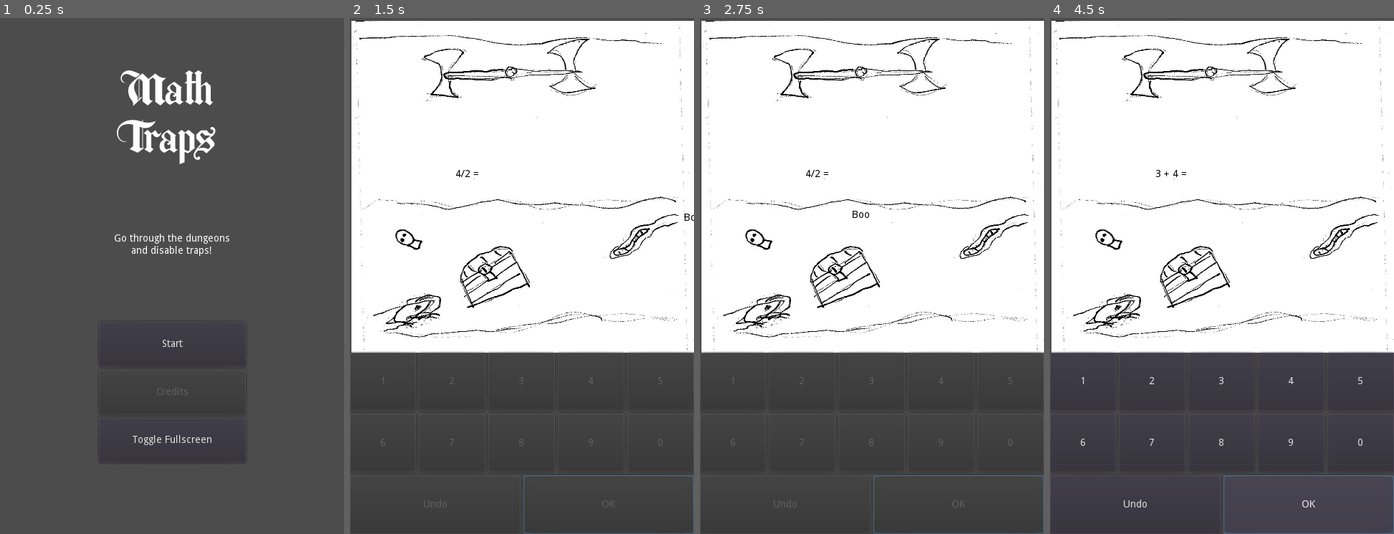
Above: before the commit, frames 1-4 (left to right).
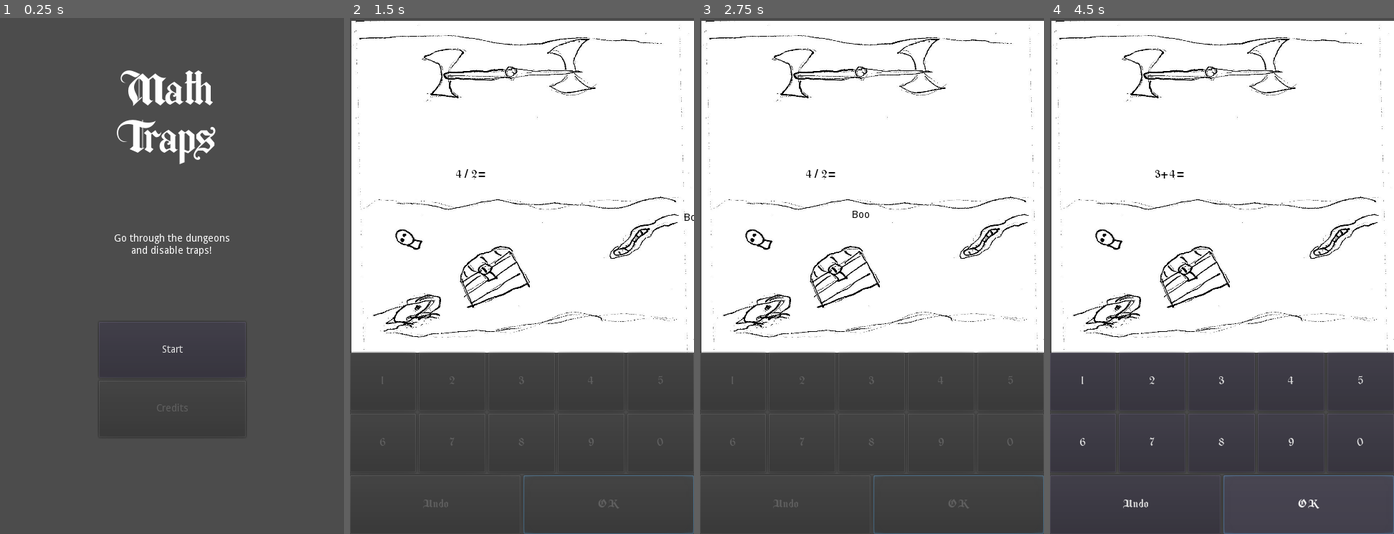
Above: after the commit, the same moments.

Repository: the-g-force/FamJam-May2020
Game: Godot game, scene res://src/TitleScene.tscn
Same seed, same stepped clock (60 frames per second), same inputs: the game is played once before the commit and once after it.
Inputs:
- Up to frame 1 (0.25 s): no input
- Up to frame 2 (1.5 s): click "Start" at 0.5 s; click "OK" at 1.25 s
- Up to frame 3 (2.75 s): no input
- Up to frame 4 (4.5 s): tap Enter at 2.75 s

The runs differ from the first frame. In frame 1, 0.4% of the frame differs, in the area x 28-72%, y 62-83%; in frame 2, 0.2%; in frame 3, 0.2%; in frame 4, 0.3%.

Commit message:
Add font to labels

Diff:
--- /dev/null
+++ b/project/assets/Font_Theme.tres
@@ -0,0 +1,10 @@
+[gd_resource type="Theme" load_steps=3 format=2]
+
+[ext_resource path="res://assets/Berkahi Blackletter.otf" type="DynamicFontData" id=1]
+
+[sub_resource type="DynamicFont" id=1]
+outline_color = Color( 0, 0, 0, 1 )
+font_data = ExtResource( 1 )
+
+[resource]
+default_font = SubResource( 1 )
--- a/project/project.godot
+++ b/project/project.godot
@@ -28,6 +28,7 @@
 
 window/size/width=480
 window/size/height=720
+window/size/fullscreen=true
 window/dpi/allow_hidpi=true
 window/stretch/mode="2d"
 window/stretch/aspect="keep"
--- a/project/src/DynamicNumberLabel.tscn
+++ b/project/src/DynamicNumberLabel.tscn
@@ -1,6 +1,7 @@
-[gd_scene load_steps=2 format=2]
+[gd_scene load_steps=3 format=2]
 
 [ext_resource path="res://src/DynamicNumberLabel.gd" type="Script" id=1]
+[ext_resource path="res://assets/Font_Theme.tres" type="Theme" id=2]
 
 [node name="DynamicNumberLabel" type="Control"]
 anchor_left = 0.5
@@ -25,4 +26,5 @@
 margin_top = -7.0
 margin_right = 25.0
 margin_bottom = 7.0
+theme = ExtResource( 2 )
 custom_colors/font_color = Color( 0, 0, 0, 1 )
--- a/project/src/OnScreenKeyboard.tscn
+++ b/project/src/OnScreenKeyboard.tscn
@@ -1,6 +1,7 @@
-[gd_scene load_steps=2 format=2]
+[gd_scene load_steps=3 format=2]
 
 [ext_resource path="res://src/OnScreenKeyboard.gd" type="Script" id=1]
+[ext_resource path="res://assets/Font_Theme.tres" type="Theme" id=2]
 
 [node name="OnScreenKeyboard" type="Control"]
 anchor_right = 1.0
@@ -30,6 +31,7 @@
 margin_bottom = 81.0
 size_flags_horizontal = 3
 size_flags_vertical = 3
+theme = ExtResource( 2 )
 text = "1"
 
 [node name="Button2" type="Button" parent="VBoxContainer/Row1"]
@@ -38,6 +40,7 @@
 margin_bottom = 81.0
 size_flags_horizontal = 3
 size_flags_vertical = 3
+theme = ExtResource( 2 )
 text = "2"
 
 [node name="Button3" type="Button" parent="VBoxContainer/Row1"]
@@ -46,6 +49,7 @@
 margin_bottom = 81.0
 size_flags_horizontal = 3
 size_flags_vertical = 3
+theme = ExtResource( 2 )
 text = "3"
 
 [node name="Button4" type="Button" parent="VBoxContainer/Row1"]
@@ -54,6 +58,7 @@
 margin_bottom = 81.0
 size_flags_horizontal = 3
 size_flags_vertical = 3
+theme = ExtResource( 2 )
 text = "4"
 
 [node name="Button5" type="Button" parent="VBoxContainer/Row1"]
@@ -62,6 +67,7 @@
 margin_bottom = 81.0
 size_flags_horizontal = 3
 size_flags_vertical = 3
+theme = ExtResource( 2 )
 text = "5"
 
 [node name="Row2" type="HBoxContainer" parent="VBoxContainer"]
@@ -75,6 +81,7 @@
 margin_bottom = 81.0
 size_flags_horizontal = 3
 size_flags_vertical = 3
+theme = ExtResource( 2 )
 text = "6"
 
 [node name="Button7" type="Button" parent="VBoxContainer/Row2"]
@@ -83,6 +90,7 @@
 margin_bottom = 81.0
 size_flags_horizontal = 3
 size_flags_vertical = 3
+theme = ExtResource( 2 )
 text = "7"
 
 [node name="Button8" type="Button" parent="VBoxContainer/Row2"]
@@ -91,6 +99,7 @@
 margin_bottom = 81.0
 size_flags_horizontal = 3
 size_flags_vertical = 3
+theme = ExtResource( 2 )
 text = "8"
 
 [node name="Button9" type="Button" parent="VBoxContainer/Row2"]
@@ -99,6 +108,7 @@
 margin_bottom = 81.0
 size_flags_horizontal = 3
 size_flags_vertical = 3
+theme = ExtResource( 2 )
 text = "9"
 
 [node name="Button0" type="Button" parent="VBoxContainer/Row2"]
@@ -107,6 +117,7 @@
 margin_bottom = 81.0
 size_flags_horizontal = 3
 size_flags_vertical = 3
+theme = ExtResource( 2 )
 text = "0"
 
 [node name="ControlRow" type="HBoxContainer" parent="VBoxContainer"]
@@ -120,6 +131,7 @@
 margin_bottom = 83.0
 size_flags_horizontal = 3
 size_flags_vertical = 3
+theme = ExtResource( 2 )
 text = "Undo"
 
 [node name="CommitButton" type="Button" parent="VBoxContainer/ControlRow"]
@@ -128,6 +140,7 @@
 margin_bottom = 83.0
 size_flags_horizontal = 3
 size_flags_vertical = 3
+theme = ExtResource( 2 )
 text = "OK"
 __meta__ = {
 "_edit_use_anchors_": false
--- a/project/src/ProblemGenerator.tscn
+++ b/project/src/ProblemGenerator.tscn
@@ -1,6 +1,7 @@
-[gd_scene load_steps=2 format=2]
+[gd_scene load_steps=3 format=2]
 
 [ext_resource path="res://src/ProblemGenerator.gd" type="Script" id=1]
+[ext_resource path="res://assets/Font_Theme.tres" type="Theme" id=2]
 
 [node name="ProblemGenerator" type="Control"]
 anchor_left = 0.5
@@ -21,6 +22,7 @@
 margin_top = -7.0
 margin_right = 27.0
 margin_bottom = 7.0
+theme = ExtResource( 2 )
 custom_colors/font_color = Color( 0, 0, 0, 1 )
 text = "problem"
 __meta__ = {
--- a/project/src/TitleScene.tscn
+++ b/project/src/TitleScene.tscn
@@ -20,17 +20,17 @@
 anchor_top = 0.5
 anchor_right = 0.5
 anchor_bottom = 0.5
-margin_left = -102.0
-margin_top = 64.0
-margin_right = 103.0
-margin_bottom = 261.0
+margin_left = -102.5
+margin_top = 64.1275
+margin_right = 102.5
+margin_bottom = 225.128
 __meta__ = {
 "_edit_use_anchors_": false
 }
 
 [node name="StartButton" type="Button" parent="VBoxContainer"]
 margin_right = 205.0
-margin_bottom = 63.0
+margin_bottom = 78.0
 size_flags_vertical = 3
 text = "Start"
 __meta__ = {
@@ -38,22 +38,12 @@
 }
 
 [node name="CreditsButton" type="Button" parent="VBoxContainer"]
-margin_top = 67.0
+margin_top = 82.0
 margin_right = 205.0
-margin_bottom = 130.0
+margin_bottom = 161.0
 size_flags_vertical = 3
 disabled = true
 text = "Credits"
-__meta__ = {
-"_edit_use_anchors_": false
-}
-
-[node name="FullscreenButton" type="Button" parent="VBoxContainer"]
-margin_top = 134.0
-margin_right = 205.0
-margin_bottom = 197.0
-size_flags_vertical = 3
-text = "Toggle Fullscreen"
 __meta__ = {
 "_edit_use_anchors_": false
 }
@@ -90,4 +80,3 @@
 "_edit_use_anchors_": false
 }
 [connection signal="pressed" from="VBoxContainer/StartButton" to="." method="_on_StartButton_pressed"]
-[connection signal="pressed" from="VBoxContainer/FullscreenButton" to="." method="_on_FullscreenButton_pressed"]
